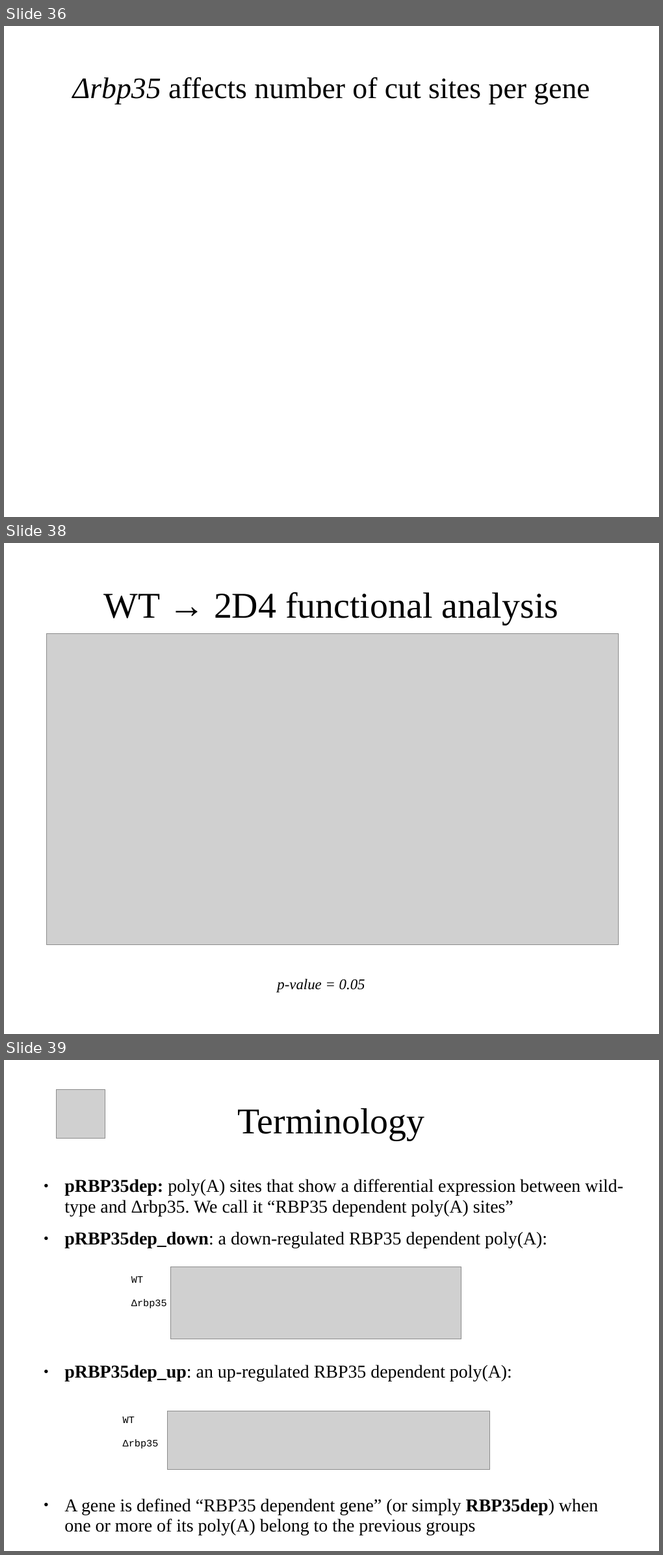
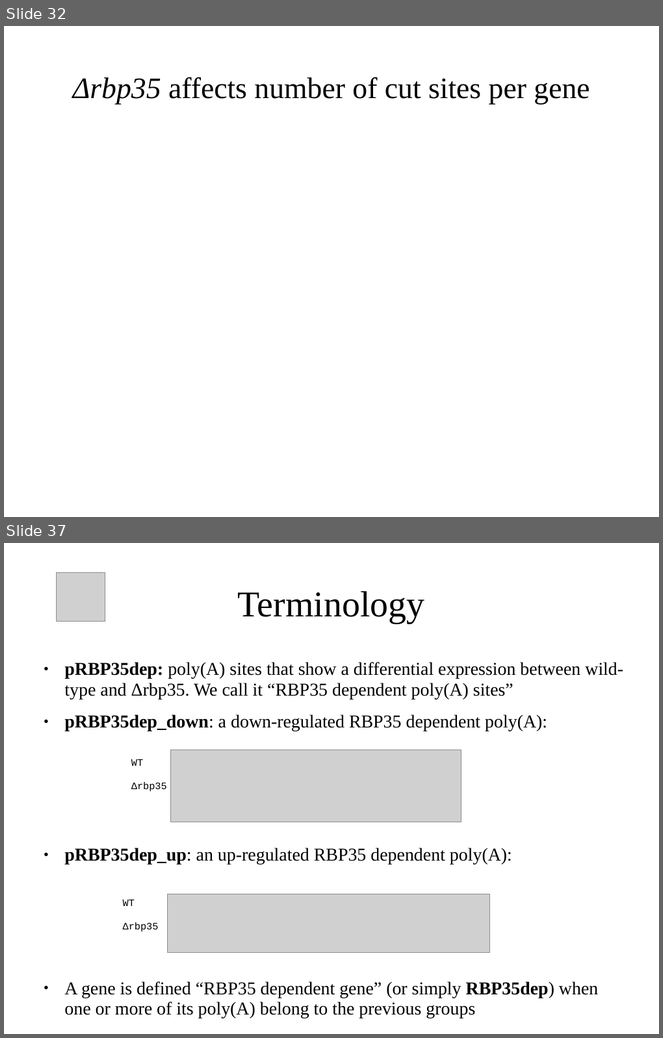
Before and after one commit to wilkinsonlab/m-oryzae-polya, a slide deck: doc/version_21/oryzae_presentation.odp. Shown one above the other, each under a label of ours: slides 36, 38 and 39 before the commit, slides 32 and 37 after it; the slides between them are not shown. The pictures are 663x1555 and 663x1038 pixels, drawn with LibreOffice and Linux fonts; fonts in the diff are those of the drawing; grey boxes stand for pictures. Boxes give left, top, right and bottom in pixels: in the first picture for what was removed or moved away, otherwise in the second. Text is boxed around its words. In the diff, an @@ line names an element or a change of style, - is before the commit and + after.

```diff
--- a/doc/version_21/oryzae_presentation.odp
+++ b/doc/version_21/oryzae_presentation.odp
@@ slide 38 removed at [4,543,659,1034], background #FFFFFF @@
@@ title removed at [103,592,559,625] @@
-WT → 2D4 functional analysis
@@ picture removed at [46,633,618,945] @@
@@ text removed at [277,979,365,993] @@
-p-value = 0.05
@@ what was slide 36 is now slide 32 @@
@@ what was slide 39 is now slide 37 @@
```
Also in this commit, not shown: 23 slides changed, 4 slides added, 8 other slides removed, 4 other files.
